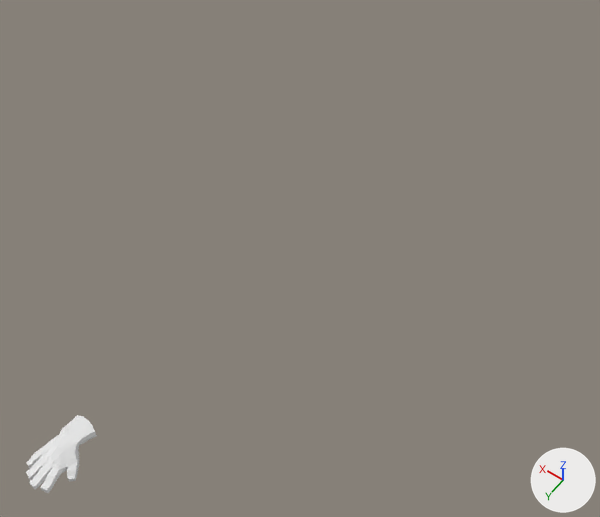
The OBJ model resources/hand_frames/frame1_hand_3.0.obj: old version first, new version second.
The view is the same before and after, from a camera (50 mm lens) standing at (-16.5, 6.1, 32.1) and looking at (-1.4, -15.0, -1.2). Every picture has the same lights, and +X, +Y and +Z are marked at lower right. Where no turn or scale is listed for an object, it has been applied to the vertices. Vertices at the same position are counted once.
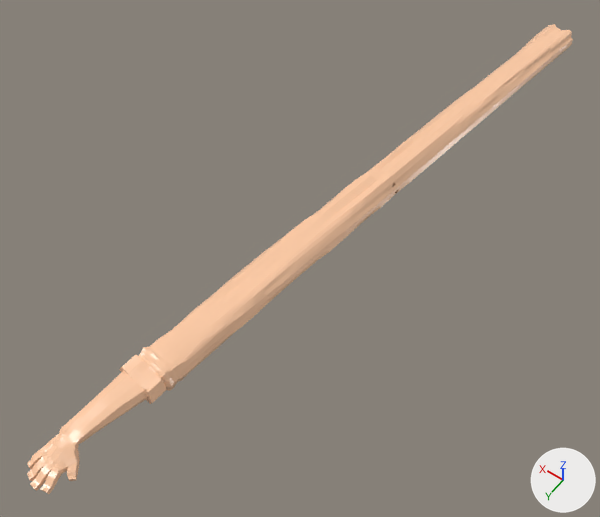
Pixel boxes [x1, y1, x2, y2] of what changed, in the pictures (600 x 517 px):
'Cube.001', added (beige)
    after: [120, 24, 573, 404]
'Cube', recoloured, reshaped (white to beige)
    before: [26, 416, 97, 493]
    after: [27, 371, 148, 494]
part 1 of me_cube, added (beige)
    after: [76, 371, 148, 434]
part 2 of me_cube, cut back
    before: [26, 416, 97, 493]
    after: [27, 415, 95, 494]

Diff of the bpy script that builds the scene:
```diff
--- a/resources/hand_frames/frame1_hand_3.0.obj.py
+++ b/resources/hand_frames/frame1_hand_3.0.obj.py
@@ mat_material @@
 mat_material = principled_material('Material')
-mat_material.base_color = (0.8, 0.8, 0.8)  # white #e7e7e7
+mat_material.base_color = (1.0, 0.601, 0.378)  # beige #ffcca5
 mat_material.roughness = 1.0
@@ me_cube @@
 # used by ob_cube; location = (0.0, 0.0, 0.0)
-me_cube.from_pydata(...)  # 5333 vertices, 10657 faces; spans x -1.03..1.04, y -1.9..1.49, z -0.38..0.38
+me_cube.from_pydata(...)  # 1097 vertices, 727 faces, 4 loose edges; spans x -1.57..1.05, y -7.44..1.49, z -0.45..0.74
+# me_cube part 1: a new loose piece of 44 vertices spanning x -1.57..0.71, y -7.44..-1.59, z -0.4..0.74, in mat_material (beige #ffcca5)
+# me_cube part 2: 2 vertices moved within x -0.57..0.58, y 0.16..0.5, z -0.21..0.17; 5329 vertices removed from x -1.03..1.04, y -1.9..1.49, z -0.38..0.38; 1049 vertices added at x -1.02..1.05, y -1.93..1.49, z -0.45..0.54
 me_cube.materials.append(mat_material)
@@ me_cube_001 @@
+me_cube_001.from_pydata(...)  # 1418 vertices, 1412 faces; spans x -5.8..0.8, y -37.7..-4.1, z -0.4..1.0
+me_cube_001.materials.append(mat_material)  # beige #ffcca5
@@ ob_cube_001 @@
+ob_cube_001 = bpy.data.objects.new('Cube.001', me_cube_001)
+ob_cube_001.location = (0.0, 0.0, 0.0)
```
